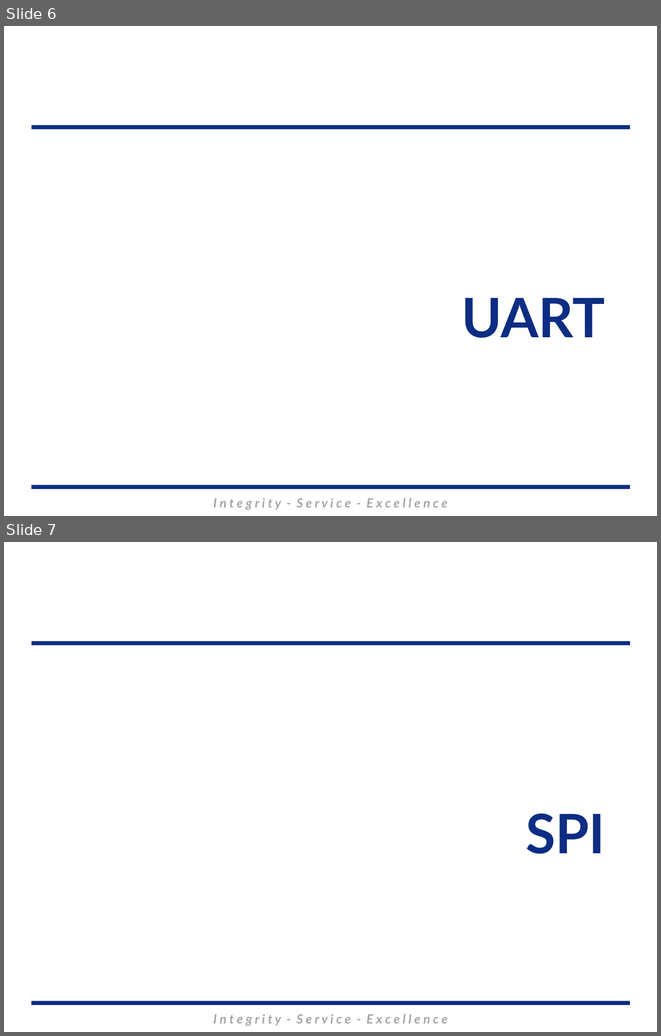
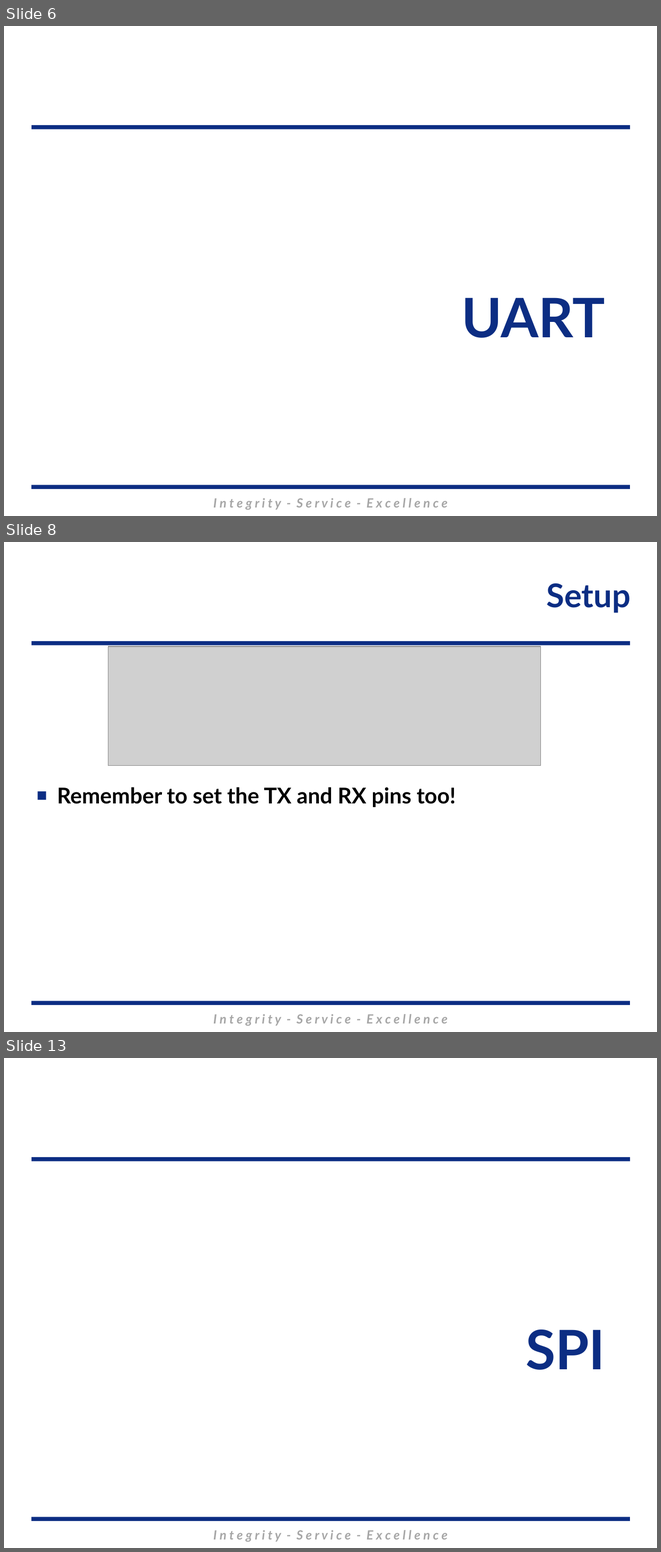
Before and after one commit to MarsUniversity/ECE382, a slide deck: source/lessons/lsn26-27-28/Lsn26-27-28.pptx. Shown one above the other, each under a label of ours: slides 6 and 7 before the commit, slides 6, 8 and 13 after it; the slides between them are not shown. The pictures are 661x1036 and 661x1552 pixels, drawn with LibreOffice and Linux fonts; fonts in the diff are those of the drawing; grey boxes stand for pictures; background and template pictures are left out. Boxes give left, top, right and bottom in pixels: in the first picture for what was removed or moved away, otherwise in the second. Text is boxed around its words. In the diff, an @@ line names an element or a change of style, - is before the commit and + after.

```diff
--- a/source/lessons/lsn26-27-28/Lsn26-27-28.pptx
+++ b/source/lessons/lsn26-27-28/Lsn26-27-28.pptx
@@ slide 8 added at bbox=[4, 542, 657, 1032], background #FFFFFF; not listed: 3 template elements that a slide beside it also shows @@
@@ title added at bbox=[547, 583, 631, 613], 36 pt, text #0C2D83, bold @@
+Setup
@@ picture added at bbox=[108, 646, 540, 765] @@
@@ subtitle added at bbox=[57, 787, 456, 807], 24 pt, text #000000, bold @@
+■ Remember to set the TX and RX pins too!
@@ what was slide 7 is now slide 13 @@
```
Also in this commit, not shown: 5 other slides added, 18 other files.
